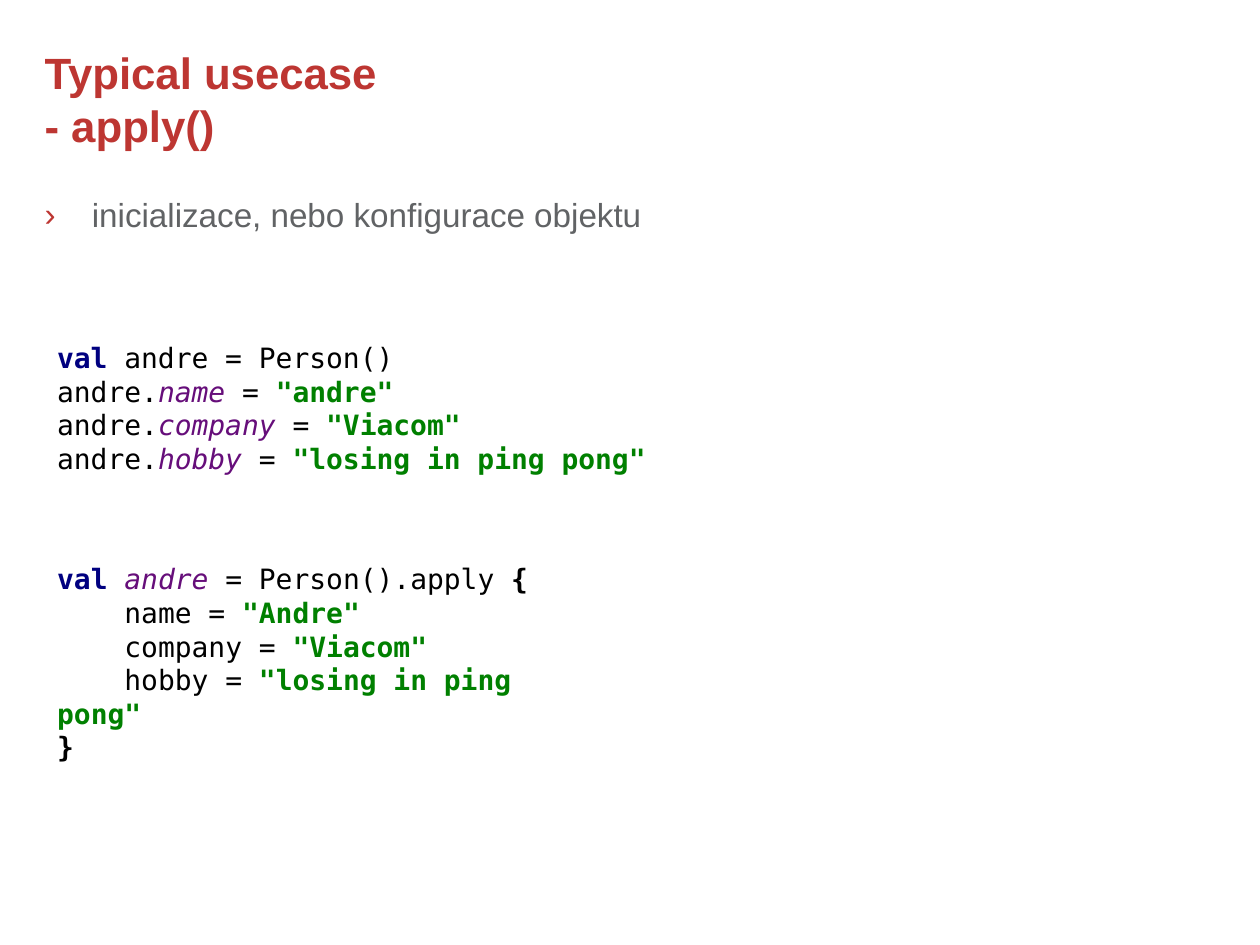
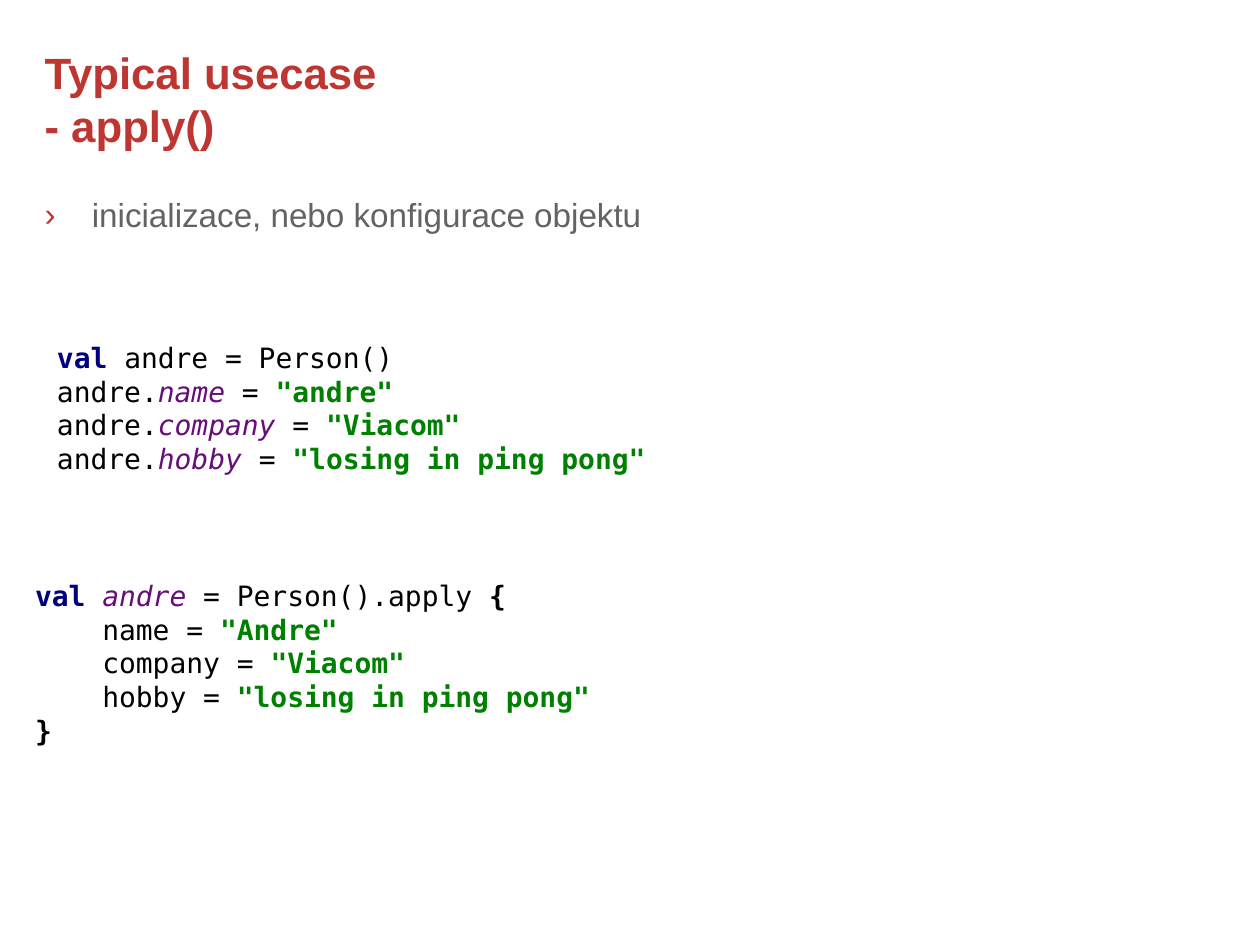
Before and after one commit to rokusjar/KotlinSkoleni, a slide deck: slide 11 of slides/Kotlin - 4. Standard Extension Functions.pptx. Drawn at 1260x945 pixels with LibreOffice and Linux fonts; fonts in the diff are those of the drawing; background and template pictures are left out. Boxes give left, top, right and bottom in pixels: in the first picture for what was removed or moved away, otherwise in the second. Text is boxed around its words. In the diff, an @@ line names an element or a change of style, - is before the commit and + after.

Commit message:
#7 typical usage let examples

```diff
--- a/slides/Kotlin - 4. Standard Extension Functions.pptx
+++ b/slides/Kotlin - 4. Standard Extension Functions.pptx
@@ text "val andre = Person().apply { ..." rewrapped from (57, 567, 511, 730) to (35, 584, 590, 713) @@
```
Also in this commit, not shown: 9 other slides changed, 1 slide added, 2 slides removed.
